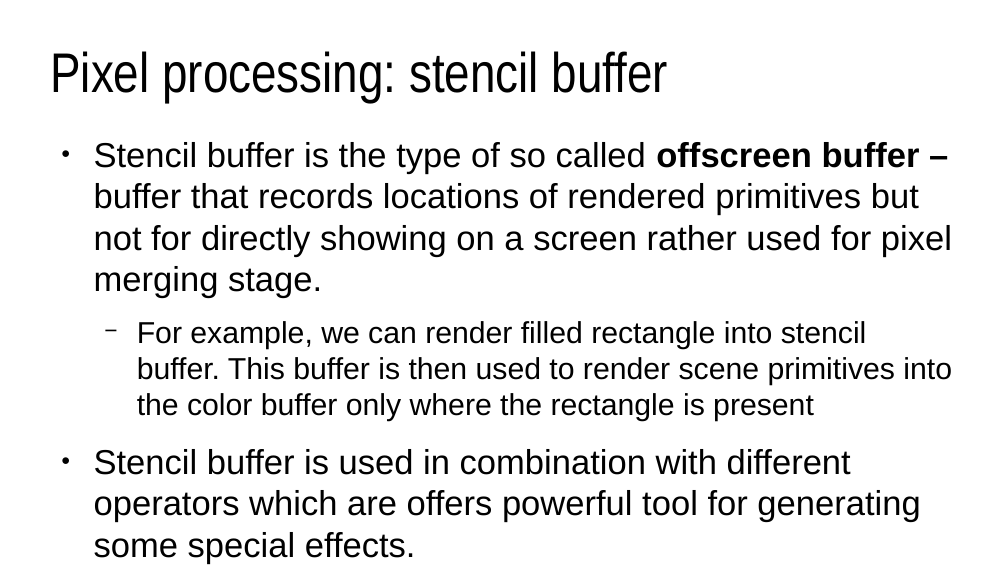
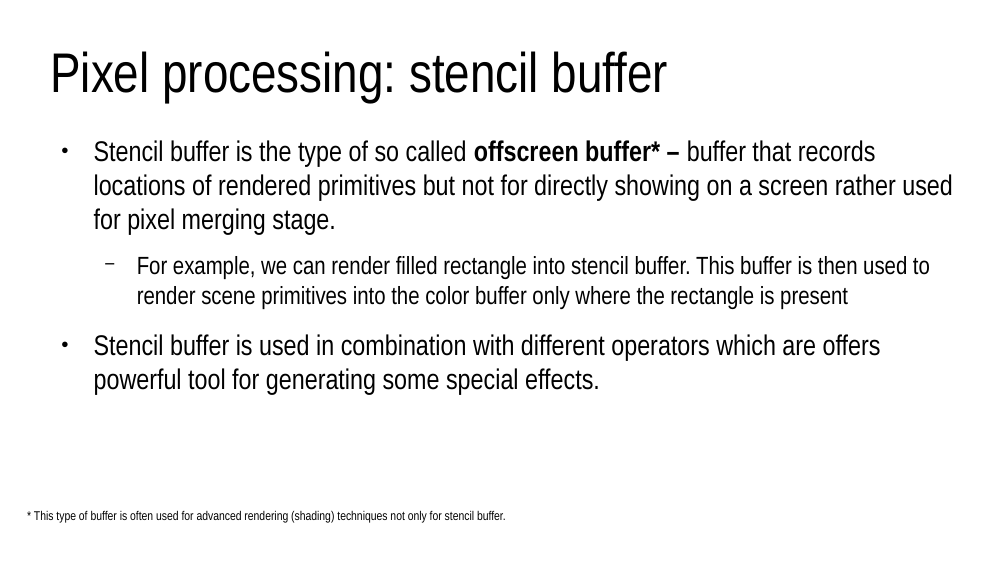
Before and after one commit to lorentzo/IntroductionToComputerGraphics, a slide deck: slide 44 of lectures/4_foundations_rendering/4_3_rasterization.odp (slide 37 before the commit). Drawn at 1008x567 pixels with LibreOffice and Linux fonts; fonts in the diff are those of the drawing. Boxes give left, top, right and bottom in pixels: in the first picture for what was removed or moved away, otherwise in the second. Text is boxed around its words. In the diff, an @@ line names an element or a change of style, - is before the commit and + after.

```diff
--- a/lectures/4_foundations_rendering/4_3_rasterization.odp
+++ b/lectures/4_foundations_rendering/4_3_rasterization.odp
@@ text at (x1=94, y1=140, x2=953, y2=234): text changed; size 27.2 to 22.4 pt; font Arial to Arial Narrow @@
-● Stencil buffer is the type of so called offscreen buffer – buffer that records locations of rendered primitives but not for directly showing on a screen rather used for pixel merging stage.
+● Stencil buffer is the type of so called offscreen buffer* – buffer that records locations of rendered primitives but not for directly showing on a screen rather used for pixel merging stage.
@@ text at (x1=94, y1=256, x2=930, y2=394): size 23.8 to 19.6 pt in "For example, we can render filled rectangle ..."; font Arial to Arial Narrow in "For example, we can render filled rectangle ...", "Stencil buffer is used in combination with ..."; size 27.2 to 22.4 pt in "Stencil buffer is used in combination with ..." @@
@@ text added at (x1=34, y1=510, x2=506, y2=522), 10 pt, text #000000 @@
+* This type of buffer is often used for advanced rendering (shading) techniques not only for stencil buffer.
```
Also in this commit, not shown: 12 other slides changed, 10 slides added, 1 slide removed, 1 other file.
